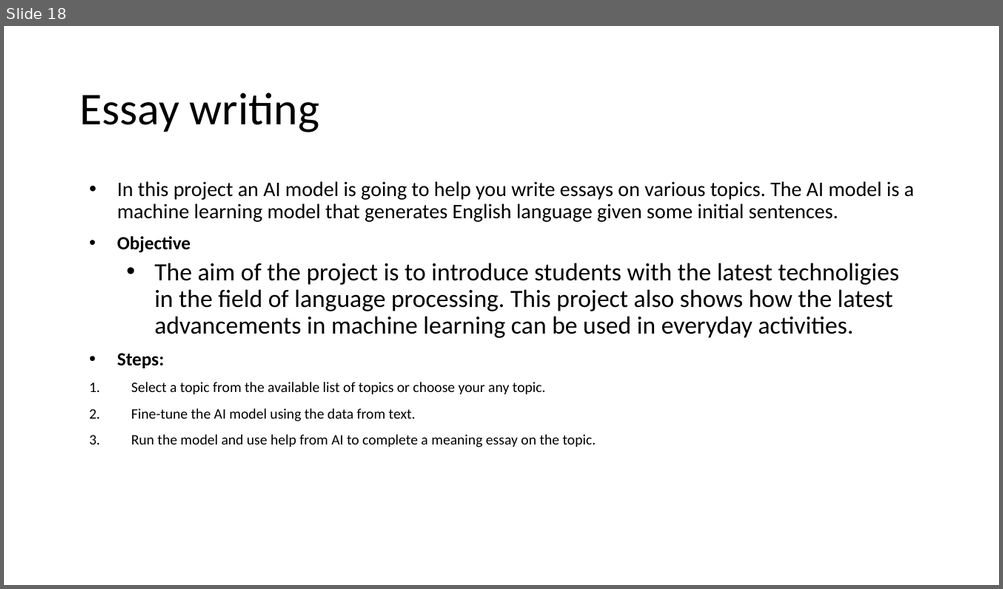
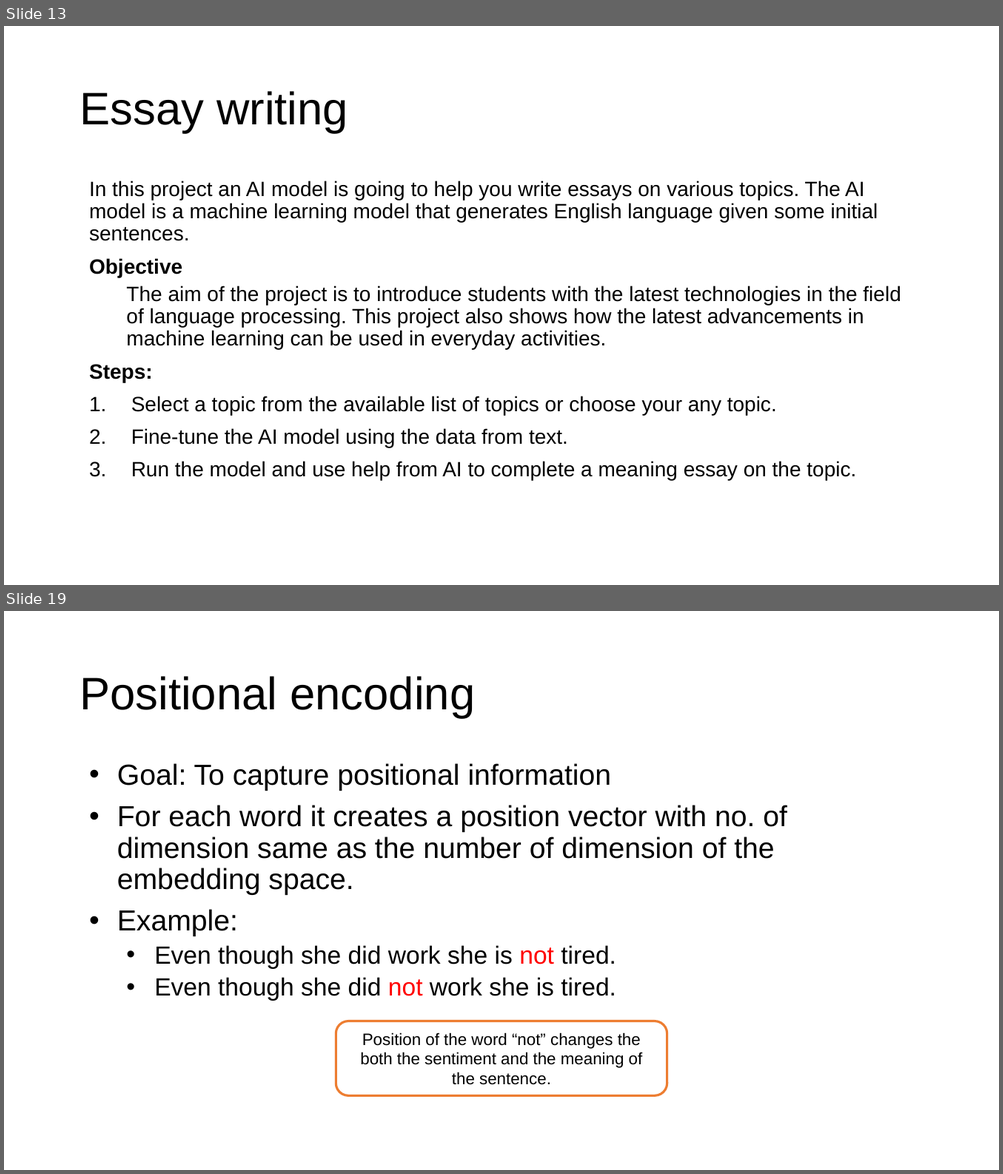
Before and after one commit to DSAISummerCamp/dscamp_public, a slide deck: NLP 2/nlp2.pptx. Shown one above the other, each under a label of ours: slide 18 before the commit, slides 13 and 19 after it; the slides between them are not shown. The pictures are 1003x589 and 1003x1174 pixels, drawn with LibreOffice and Linux fonts; fonts in the diff are those of the drawing. Boxes give left, top, right and bottom in pixels: in the first picture for what was removed or moved away, otherwise in the second. Text is boxed around its words. In the diff, an @@ line names an element or a change of style, - is before the commit and + after.

```diff
--- a/NLP 2/nlp2.pptx
+++ b/NLP 2/nlp2.pptx
@@ slide 19 added at (4, 611, 999, 1170), background #FFFFFF @@
@@ title added at (79, 676, 475, 718), 44 pt, text #000000 @@
+Positional encoding
@@ text added at (117, 763, 787, 1001), 28 pt, text #000000 @@
+• Goal: To capture positional information
+• For each word it creates a position vector with no. of dimension same as the number of dimension of the embedding space.
+• Example:
+  • Even though she did work she is not tired.
+  • Even though she did not work she is tired.
@@ rounded rectangle added at (336, 1022, 667, 1096), fill #FFFFFF, outline #ED7D31 2.25 pt, 16 pt, text #000000 @@
+Position of the word “not” changes the both the sentiment and the meaning of the sentence.
@@ what was slide 18 is now slide 13 @@
@@ slide 13 changed as well @@
@@ title "Essay writing" at (79, 91, 348, 133): font Calibri to Arial @@
@@ text at (89, 181, 878, 481): font Calibri to Arial in "In this project an AI model is ...", "Objective", "Steps:", "Select a topic from the available list ..." and 2 more places; size 18 to 20 pt in "Objective", "Steps:"; size 14 to 20 pt in "Select a topic from the available list ...", "Fine-tune the AI model using the data ...", "Run the model and use help from ..."; bullet • to none @@
@@ text at (126, 286, 900, 350): text changed; size 24 to 20 pt; font Calibri to Arial @@
-  • The aim of the project is to introduce students with the latest technoligies in the field of language processing. This project also shows how the latest advancements in machine learning can be used in everyday activities.
+  The aim of the project is to introduce students with the latest technologies in the field of language processing. This project also shows how the latest advancements in machine learning can be used in everyday activities.
```
Also in this commit, not shown: 14 other slides changed, 18 other slides added, 5 slides removed.
